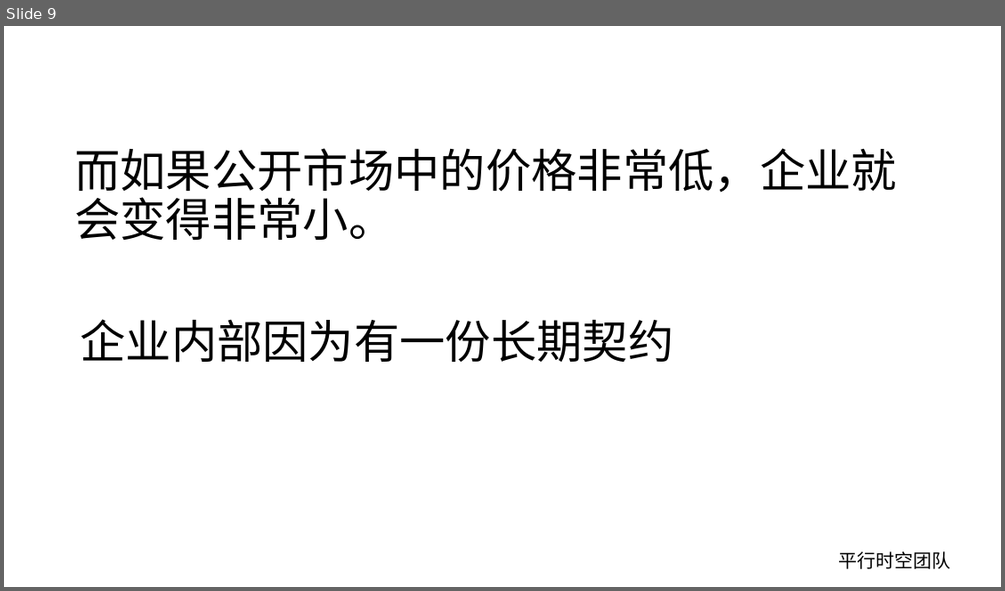
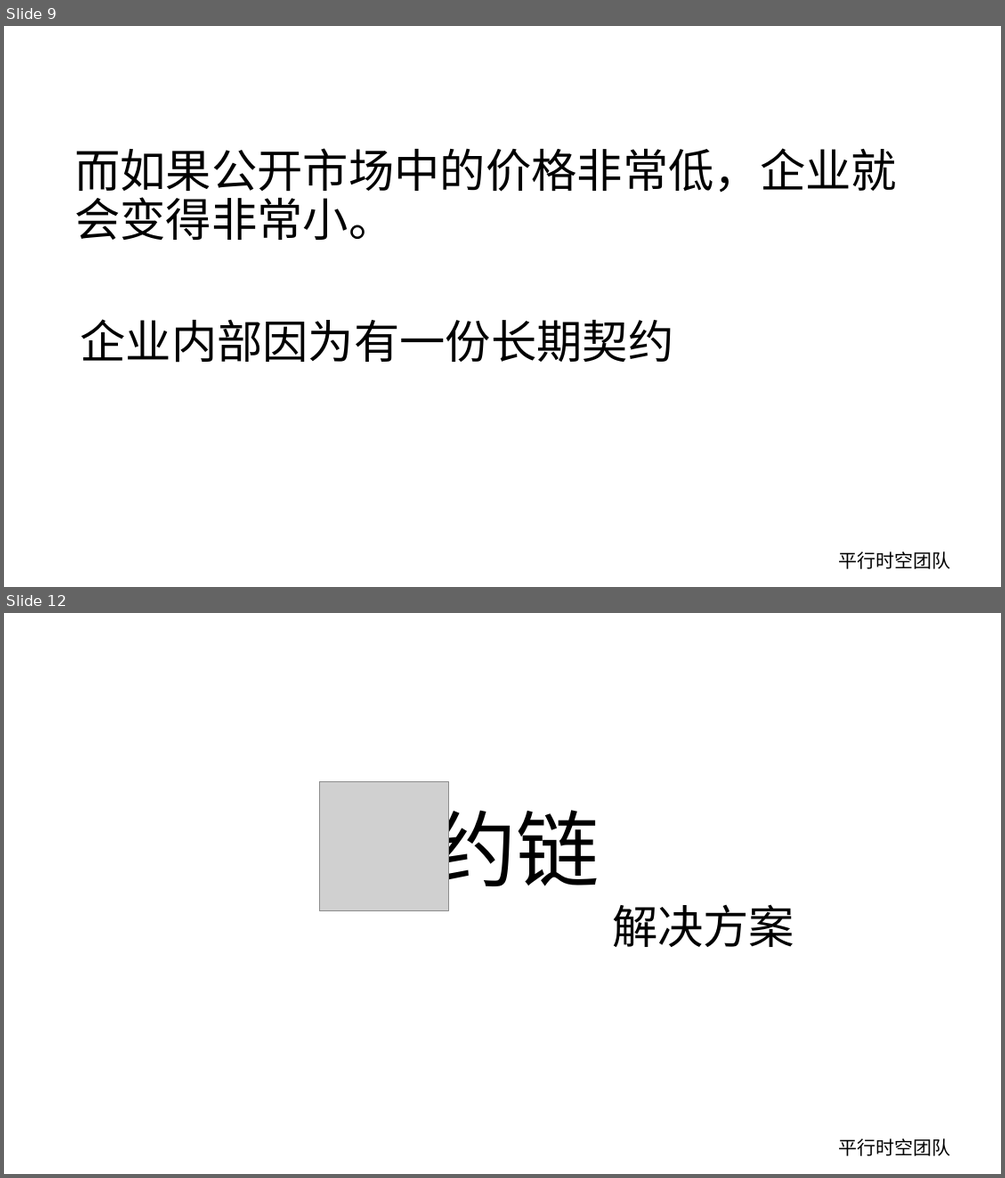
Before and after one commit to substrate-asia/hackathon-2021-summer, a slide deck: teams/23-平行时空/docs/平行时空参赛项目 契约链.pptx. Shown one above the other, each under a label of ours: slide 9 before the commit, slides 9 and 12 after it; the slides between them are not shown. The pictures are 1005x591 and 1005x1178 pixels, drawn with LibreOffice and Linux fonts; fonts in the diff are those of the drawing; grey boxes stand for pictures; background and template pictures are left out. Boxes give left, top, right and bottom in pixels: in the first picture for what was removed or moved away, otherwise in the second. Text is boxed around its words. In the diff, an @@ line names an element or a change of style, - is before the commit and + after.

```diff
--- a/teams/23-平行时空/docs/平行时空参赛项目 契约链.pptx
+++ b/teams/23-平行时空/docs/平行时空参赛项目 契约链.pptx
@@ slide 12 added at [4, 613, 1001, 1174], background #FFFFFF; not listed: 1 template element that a slide beside it also shows @@
@@ picture added at [320, 781, 449, 910] @@
@@ text added at [433, 795, 599, 900], 80 pt, text #000000 @@
+约链
@@ text added at [612, 904, 794, 947], 44 pt, text #000000 @@
+解决方案
```
Also in this commit, not shown: 1 slide changed, 1 other slide added.
